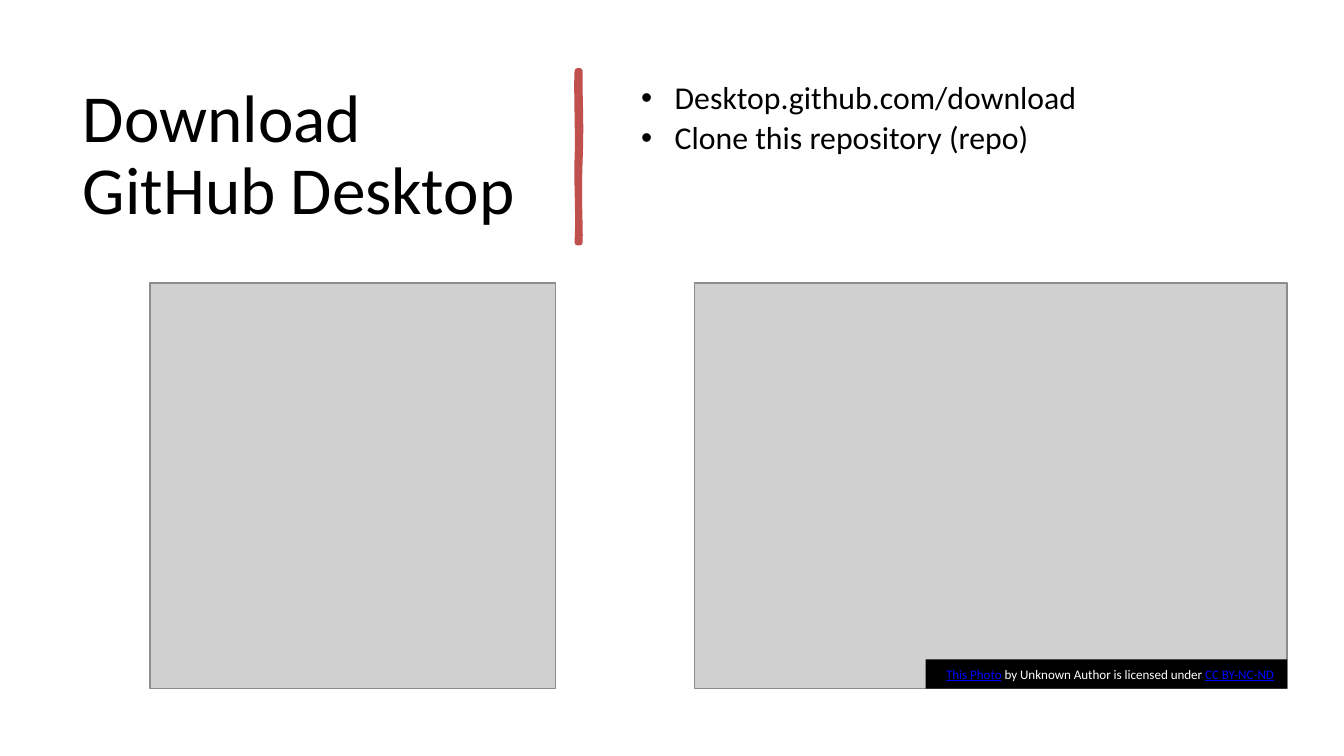
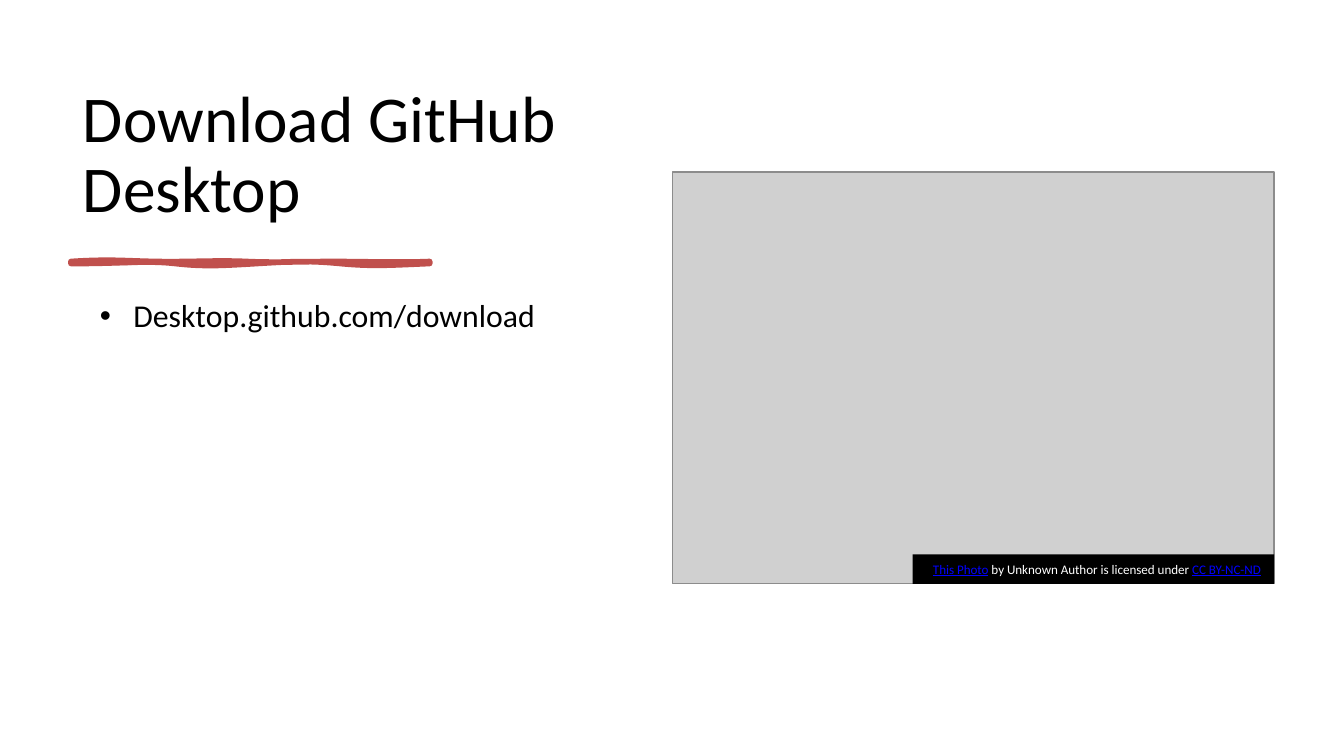
Before and after one commit to c-hutchings-Norco/Intro-to-R-Workshop-2026, a slide deck: slide 4 of Introduction to R.pptx. Drawn at 1344x756 pixels with LibreOffice and Linux fonts; fonts in the diff are those of the drawing; grey boxes stand for pictures. Boxes give left, top, right and bottom in pixels: in the first picture for what was removed or moved away, otherwise in the second. Text is boxed around its words. In the diff, an @@ line names an element or a change of style, - is before the commit and + after.

```diff
--- a/Introduction to R.pptx
+++ b/Introduction to R.pptx
@@ title "Download GitHub Desktop" at [83, 96, 555, 223]: size 36 to 35 pt; vertical alignment middle to bottom @@
@@ freeform shape removed at [578, 71, 579, 242] @@
@@ text at [675, 126, 1028, 154]: paragraph removed @@
-• Clone this repository (repo)
@@ picture: place and size @@
-picture at [695, 284, 1288, 689]
+picture at [672, 172, 1274, 583]
@@ freeform shape added at [71, 262, 430, 263], fill #C0504D, outline #C0504D 3 pt @@
@@ text "Desktop.github.com/download": place and size @@
-text "Desktop.github.com/download" at [675, 87, 1076, 154]
+text "Desktop.github.com/download" at [133, 305, 534, 333]
@@ text "Desktop.github.com/download" at [133, 305, 534, 333]: vertical alignment middle to top @@
@@ picture removed at [151, 284, 556, 689] @@
@@ rectangle "This Photo by Unknown Author ...": place and size @@
-rectangle "This Photo by Unknown Author ..." at [926, 660, 1288, 689]
+rectangle "This Photo by Unknown Author ..." at [913, 555, 1274, 585]
```
Also in this commit, not shown: 1 slide added, 2 slides removed.
